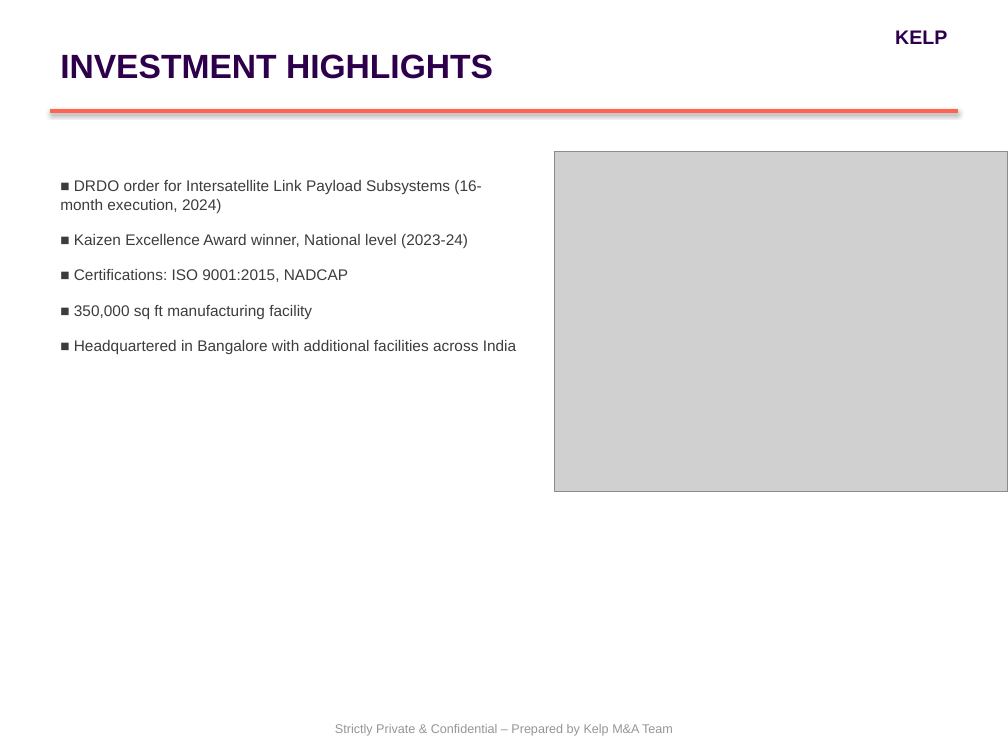
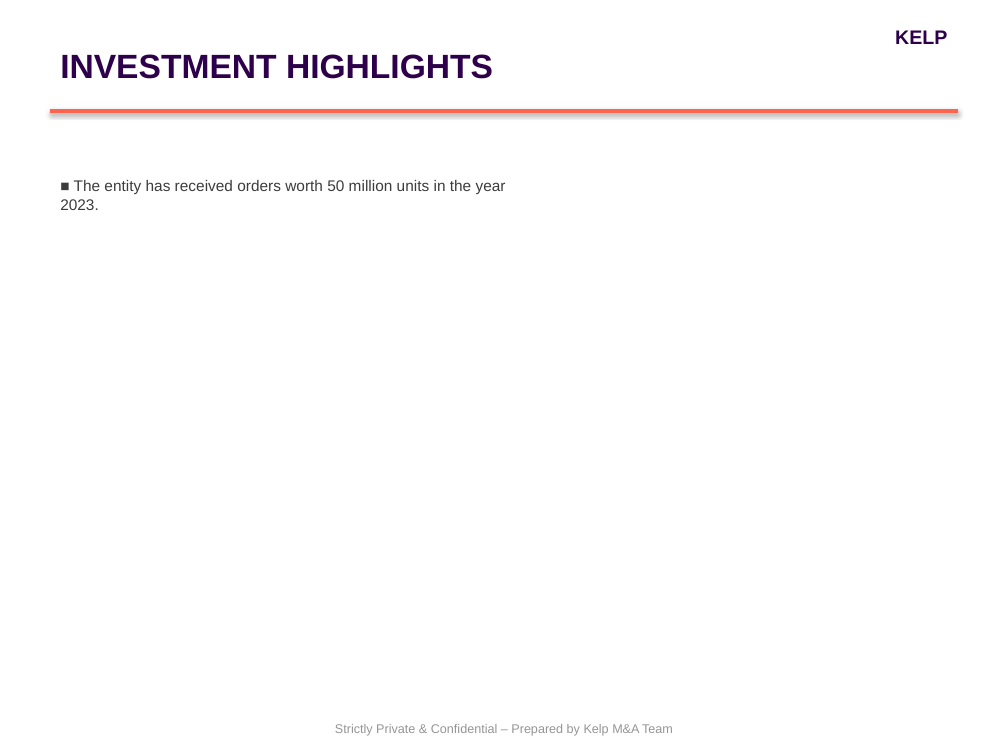
Before and after one commit to PiyushiAnand/Doc_to_PPT, a slide deck: slide 4 of Blind_Teaser_Centum_Final.pptx. Drawn at 1008x756 pixels with LibreOffice and Linux fonts; fonts in the diff are those of the drawing; grey boxes stand for pictures. Boxes give left, top, right and bottom in pixels: in the first picture for what was removed or moved away, otherwise in the second. Text is boxed around its words. In the diff, an @@ line names an element or a change of style, - is before the commit and + after.

```diff
--- a/Blind_Teaser_Centum_Final.pptx
+++ b/Blind_Teaser_Centum_Final.pptx
@@ picture removed at <box>554,151,1008,492</box> @@
@@ text at <box>60,180,506,210</box>: text changed @@
-■ DRDO order for Intersatellite Link Payload Subsystems (16-month execution, 2024)
-■ Kaizen Excellence Award winner, National level (2023-24)
-■ Certifications: ISO 9001:2015, NADCAP
-■ 350,000 sq ft manufacturing facility
-■ Headquartered in Bangalore with additional facilities across India
+■ The entity has received orders worth 50 million units in the year 2023.
```
Also in this commit, not shown: 2 other slides changed, 14 other files.
